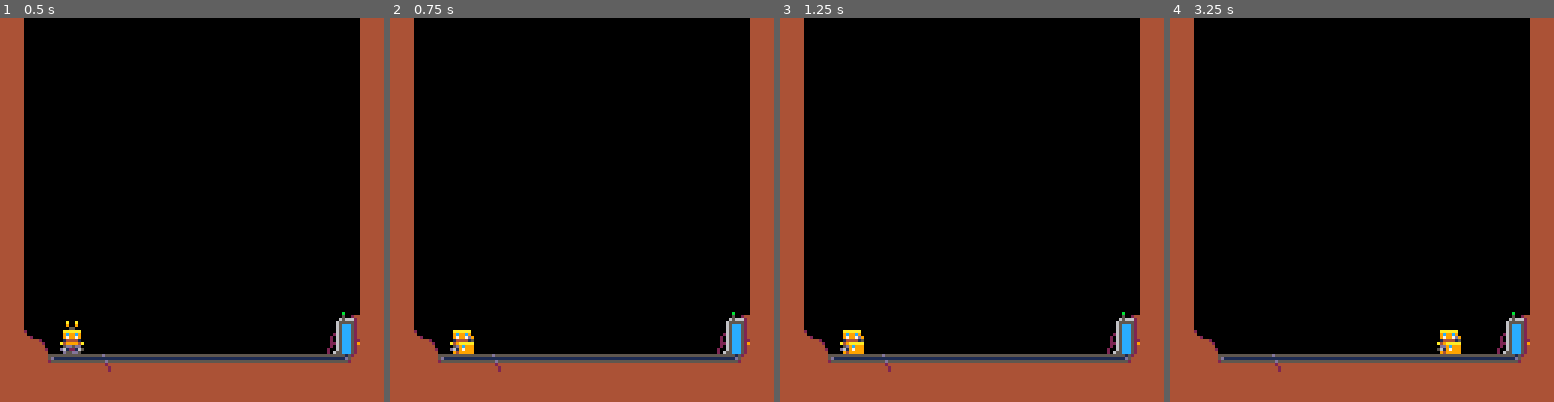
Above: before the commit, frames 1-4 (left to right).
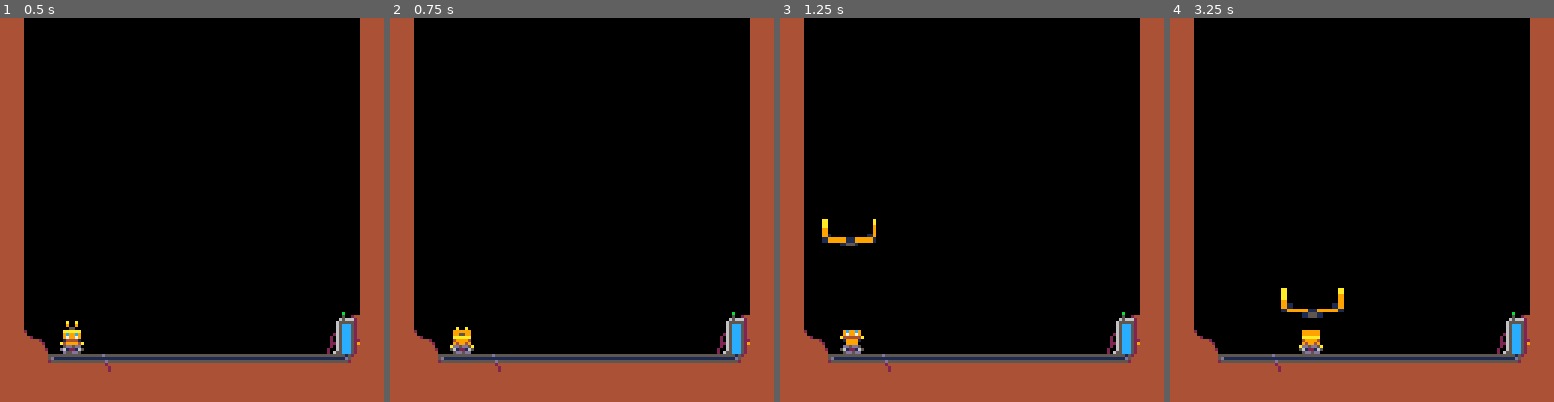
Above: after the commit, the same moments.

Repository: headjump/ld39
Game: PICO-8 cartridge crane.p8
Same seed, same stepped clock (60 frames per second), same inputs: the game is played once before the commit and once after it.
Inputs:
- Up to frame 1 (0.5 s): tap X (X key) at 0.33 s
- Up to frame 2 (0.75 s): tap O (Z key) at 0.7 s
- Up to frame 3 (1.25 s): tap X (X key) at 1.07 s
- Up to frame 4 (3.25 s): hold Right 1.6-2.1 s; tap O (Z key) every 0.4 s from 1.7 to 2.9 s; tap X (X key) at 1.85, 2.97 s; hold Right 2.47-3.03 s; hold Left from 3.08 s (still down)

Frame 1 is identical in both runs. In frame 2, 0.3% of the frame differs, in the area x 15-22%, y 80-88%; in frame 3, 0.7%; in frame 4, 1.1%, in the area x 28-76%, y 70-88%.

Commit message:
create and move claw, block crane while doing so

Diff:
--- a/crane.p8
+++ b/crane.p8
@@ -34,26 +35,75 @@
  }
 end
 
+function ent_claw(crane)
+ return {
+  x=crane.x,
+  y=crane.y-8+2,
+  spd=-.1,
+  layer=3,
+  scale=1,
+  ani_state=0,
+  lifetime=0,
+  late_upd=function(e)
+   if(not e.tw)then
+    -- animate claw larger
+    e.tw=tween(e,.3,{scale=14},ease_inout)
+   else
+    if(e.tw.upd() and e.ani_state==0)then
+     --animate claw smaller again, till default size
+     e.tw=tween(e,.5,{scale=8},ease_inout)
+     e.ani_state=1
+    end
+   end
+   e.x=crane.x
+   e.spd=in_range(e.spd*timed_fac(1.35),-5,0)
+   e.y+=timed(e.spd)
+   e.lifetime+=timed(1)
+
+   -- destroy self!
+   if(e.y<=10)then
+    ngn_rem(e)
+    st.claw=nil
+   end
+  end,
+  drw=function(e)
+   if(e.lifetime<7)then
+    --small
+    spr(23,e.x,e.y)
+   else
+    local dx=e.scale*2
+    local dy=e.scale
+    sspr(7*8,0,16,8,e.x+4-(dx/2),e.y+8-dy,dx,dy)
+   end
+  end
+ }
+end
+
 function ent_crane(x,y)
  return {x=x,y=y,layer=3,
-  spd=0,dir=1,shooting=nil,
+  spd=0,dir=1,
   ani_cnt=0,
   driving=false,
-  upd=function(e)
-   if((not e.shooting) and (btnp(4) or btnp(5)))then
-    --shoot
-    e.shooting={
-     y=e.y,spd=3,grav=.1
-    }
-   end
-   if(btnp(0))then e.dir = -1 end
-   if(btnp(1))then e.dir = 1 end
-   e.driving=(not e.shooting) and (btn(0) or btn(1))
-   if(btn(0))then e.spd-=timed(.3)
-   elseif(btn(1))then e.spd+=timed(.3)
-   else e.spd*=timed_fac(.85) end
-   e.spd=in_range(e.spd,-2,2)
-   e.x+=e.spd
+  upd=function(e,st)
+   if((not st.claw) and (btnp(4) or btnp(5)))then
+    st.claw=ngn_add(ent_claw(e))
+   end
+   local slowdown=function() e.spd*=timed_fac(.85) end
+   if(not st.claw)then
+    -- set dir, driving
+    if(btnp(0))then e.dir = -1 end
+    if(btnp(1))then e.dir = 1 end
+    e.driving=(btn(0) or btn(1))
+    -- acc or slowdown
+    if(btn(0))then e.spd-=timed(.3)
+    elseif(btn(1))then e.spd+=timed(.3)
+    else slowdown() end
+    e.spd=in_range(e.spd,-2,2)
+   else
+    e.driving=false
+    slowdown()
+   end
+   e.x+=e.spd -- move!
    local hit_wall
    e.x,hit_wall=in_range(e.x,15,127-22)
    if(hit_wall)then e.spd=0 end
@@ -70,13 +120,16 @@
      .9) -- acc (default=1)
    end
   end,
-  drw=function(e)
-   spr(cond(e.driving and (flr(e.ani_cnt/5)%2==0), 5, 6),e.x,e.y,1,1,e.dir==1)
-   local sh=e.shooting
-   if(sh) then
-    spr(1,e.x,sh.y)
+  drw=function(e,st)
+   if(not st.claw)then
+    -- rotate wheels when driving
+    spr(cond(e.driving and (flr(e.ani_cnt/5)%2==0), 5, 6),e.x,e.y,1,1,e.dir==1)
+    -- tiny claw
+    spr(23,e.x,e.y-8)
    else
-    spr(23,e.x,e.y-8,1,1,e.dir==1)
+    -- duck to dispatch claw,
+    -- then look up
+    spr(cond(st.claw.lifetime<10,21,22),e.x,e.y,1,1,e.dir==1)
    end
   end
  }
@@ -343,14 +396,15 @@
 -- scene hooks
 -- -----------
 -- timescale => 1 = 30fps
--- init() => after new menu has been set
--- out()  => on change to other scene
--- drw()  => before ent{}.drw
--- upd()  => before ent{}.upd
+-- init(st) => after new menu has been set
+-- out(st)  => on change to other scene
+-- drw(st)  => before ent{}.drw
+-- upd(st)  => before ent{}.upd
+-- late_upd(st) => after ent{}.late_upd
 function ngn_scene(new_scene)
  __ngn_scene_switched = true
  if st then
-  if(st.out) st.out()
+  if(st.out) st.out(st)
   local cloned={}
   for e in all(st.ent) do
    add(cloned, e)
@@ -421,14 +475,15 @@
  for e in all(cloned) do
   if(e.late_upd and not e.__rem and not __ngn_scene_switched) e.late_upd(e,st)
  end
+ if(st.late_upd and not __ngn_scene_switched) st.late_upd(st)
  __ngn_scene_switched = false
 end
 
 function ngn_drw()
  if(st.shake)then camera(st.shake.x,st.shake.y) else camera() end
- if(st.drw) st.drw()
+ if(st.drw) st.drw(st)
  for i=0,6 do
-  foreach(st.ent,function(e) if(e.layer == i)then e.drw(e,e.stp) end end)
+  foreach(st.ent,function(e) if(e.layer == i)then e.drw(e,st) end end)
  end
 end
 
Not shown, changed: 21 lines of the sprite sheet (__gfx__) section of crane.p8
